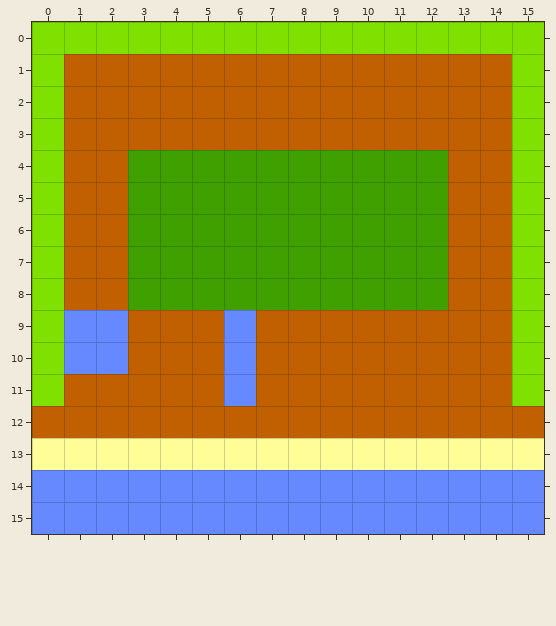
An edit to a level. Tiled map, assets/tilemaps/beach.tmx. The first picture shows the starting point.
Cells are 32x32 px. Shown: x 0..15, y 0..15.
After:
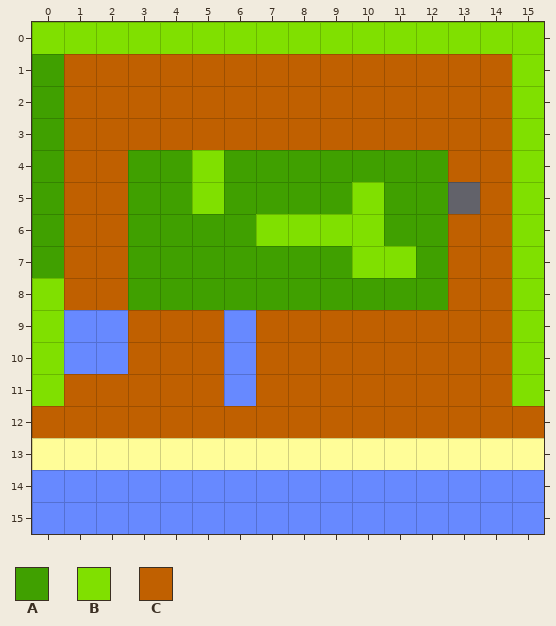
Key: from "basicTiles": A 1, B 2, C 3.
_ is an empty cell.
What changed:
Layer "background":
The edit turns tile B into tile A in rows 1 to 7 at x 0.
The edit turns tile A into tile B in row 4 at x 5; in row 5 at x 5 and 10; in row 6 at x 7 to 10; in row 7 at x 10 to 11.
The author cleared tile C in row 5 at x 13.
